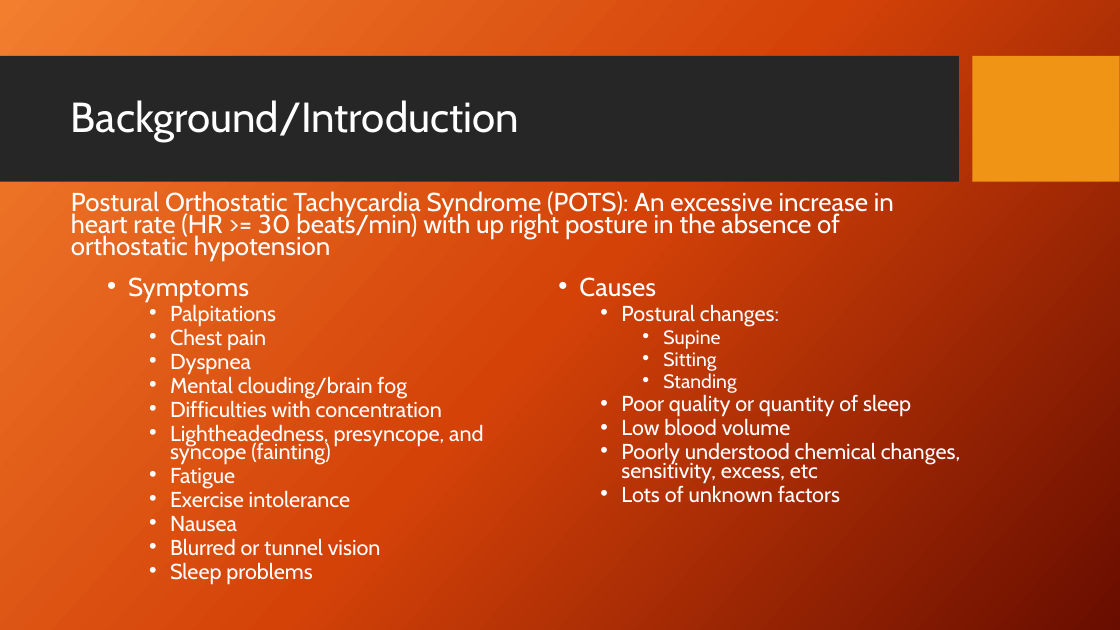
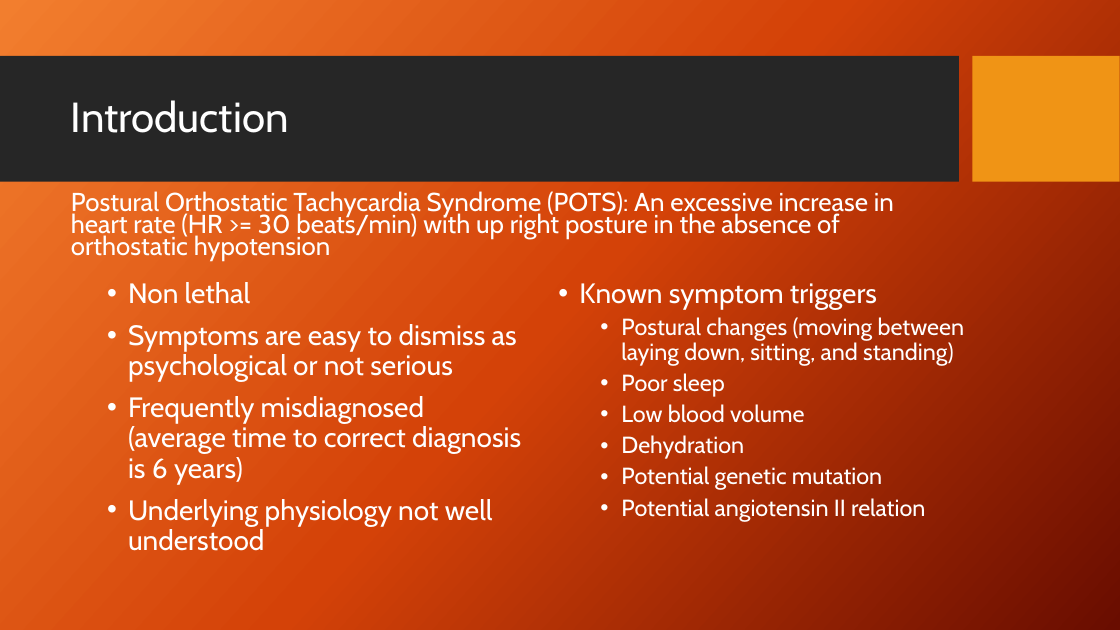
Before and after one commit to julielinx/Practicum1, a slide deck: slide 7 of Practicum 1 presentation.pptx (slide 3 before the commit). Drawn at 1120x630 pixels with LibreOffice and Linux fonts; fonts in the diff are those of the drawing; background and template pictures are left out. Boxes give left, top, right and bottom in pixels: in the first picture for what was removed or moved away, otherwise in the second. Text is boxed around its words. In the diff, an @@ line names an element or a change of style, - is before the commit and + after.

```diff
--- a/Practicum 1 presentation.pptx
+++ b/Practicum 1 presentation.pptx
@@ title at [71,100,289,133]: text changed @@
-Background/Introduction
+Introduction
@@ text at [128,282,521,551]: text changed; size 18.5 to 24 pt @@
-• Symptoms
-  • Palpitations
-  • Chest pain
-  • Dyspnea
-  • Mental clouding/brain fog
-  • Difficulties with concentration
-  • Lightheadedness, presyncope, and syncope (fainting)
-  • Fatigue
-  • Exercise intolerance
-  • Nausea
-  • Blurred or tunnel vision
-  • Sleep problems
+• Non lethal
+• Symptoms are easy to dismiss as psychological or not serious
+• Frequently misdiagnosed (average time to correct diagnosis is 6 years)
+• Underlying physiology not well understood
@@ text at [579,283,965,397]: text changed; size 18.5 to 20 pt @@
-• Causes
-  • Postural changes:
-    • Supine
-    • Sitting
-    • Standing
-  • Poor quality or quantity of sleep
+• Known symptom triggers
+  • Postural changes (moving between laying down, sitting, and standing)
+  • Poor sleep
@@ text at [621,404,804,423]: size 18.5 to 20 pt in "Low blood volume"; line spacing 0.7 to 0.9 @@
@@ text at [621,435,925,521]: text changed; size 18.5 to 20 pt @@
-  • Poorly understood chemical changes, sensitivity, excess, etc
-  • Lots of unknown factors
+  • Dehydration
+  • Potential genetic mutation
+  • Potential angiotensin II relation
```
Also in this commit, not shown: 5 other slides changed, 8 slides added, 1 other file.
